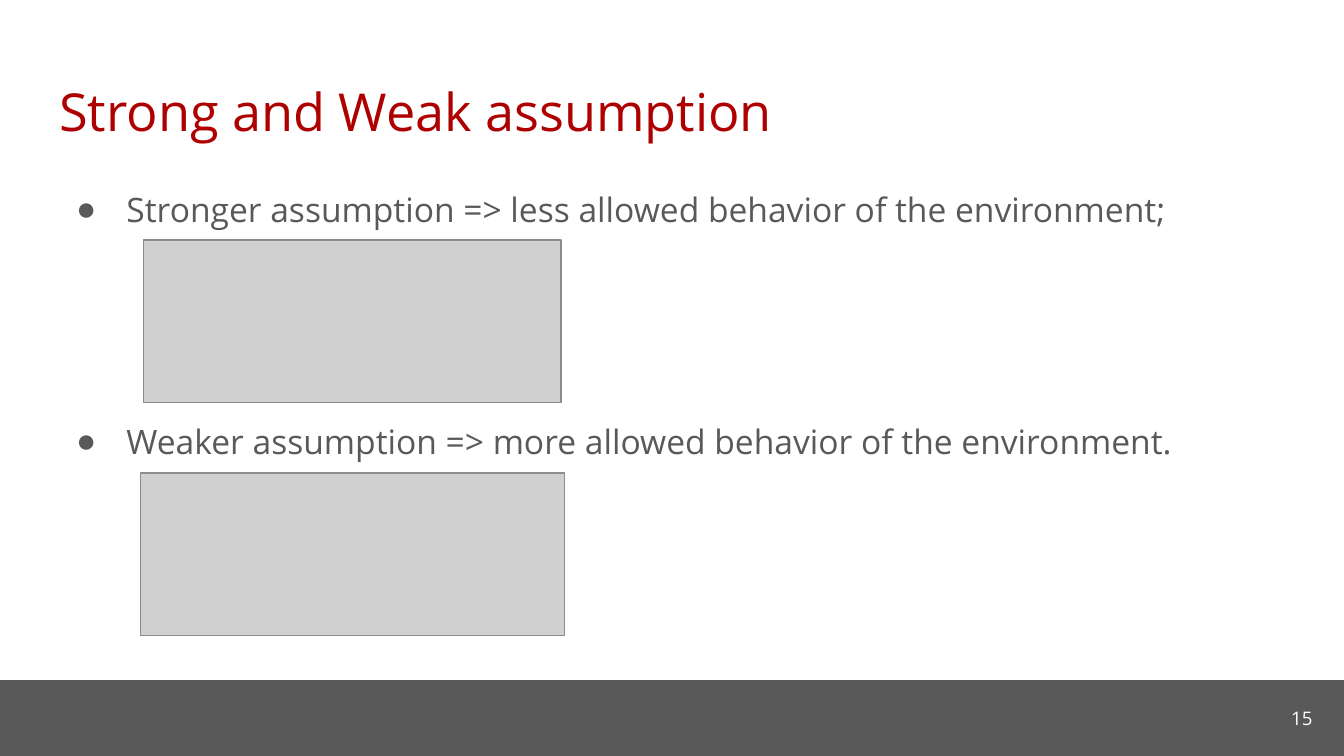
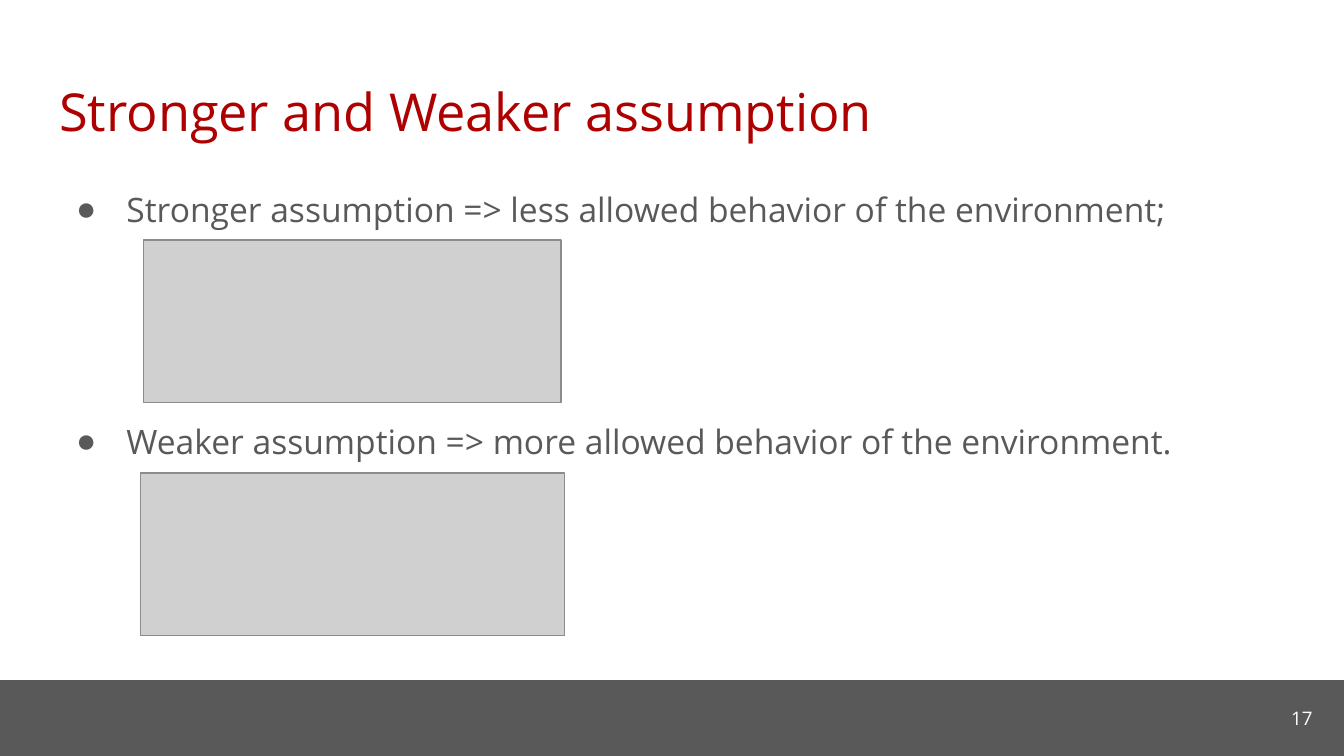
Before and after one commit to cmu-soda/Robustness, a slide deck: slide 17 of Robustness.pptx (slide 15 before the commit). Drawn at 1344x756 pixels with LibreOffice and Linux fonts; fonts in the diff are those of the drawing; grey boxes stand for pictures; background and template pictures are left out. Boxes give left, top, right and bottom in pixels: in the first picture for what was removed or moved away, otherwise in the second. Text is boxed around its words. In the diff, an @@ line names an element or a change of style, - is before the commit and + after.

```diff
--- a/Robustness.pptx
+++ b/Robustness.pptx
@@ title at bbox=[59, 91, 871, 144]: text changed @@
-Strong and Weak assumption
+Stronger and Weaker assumption
@@ page number at bbox=[1291, 711, 1312, 725]: text changed @@
-15
+17
```
Also in this commit, not shown: 5 other slides changed, 3 slides added, 1 slide removed.
